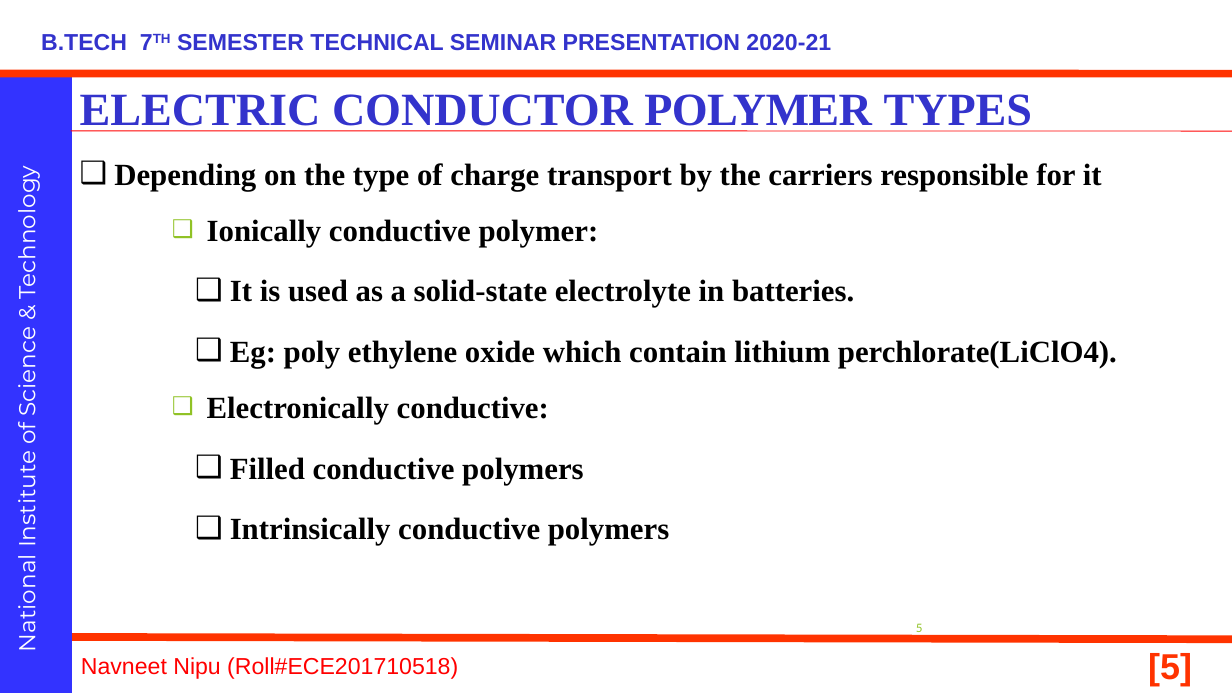
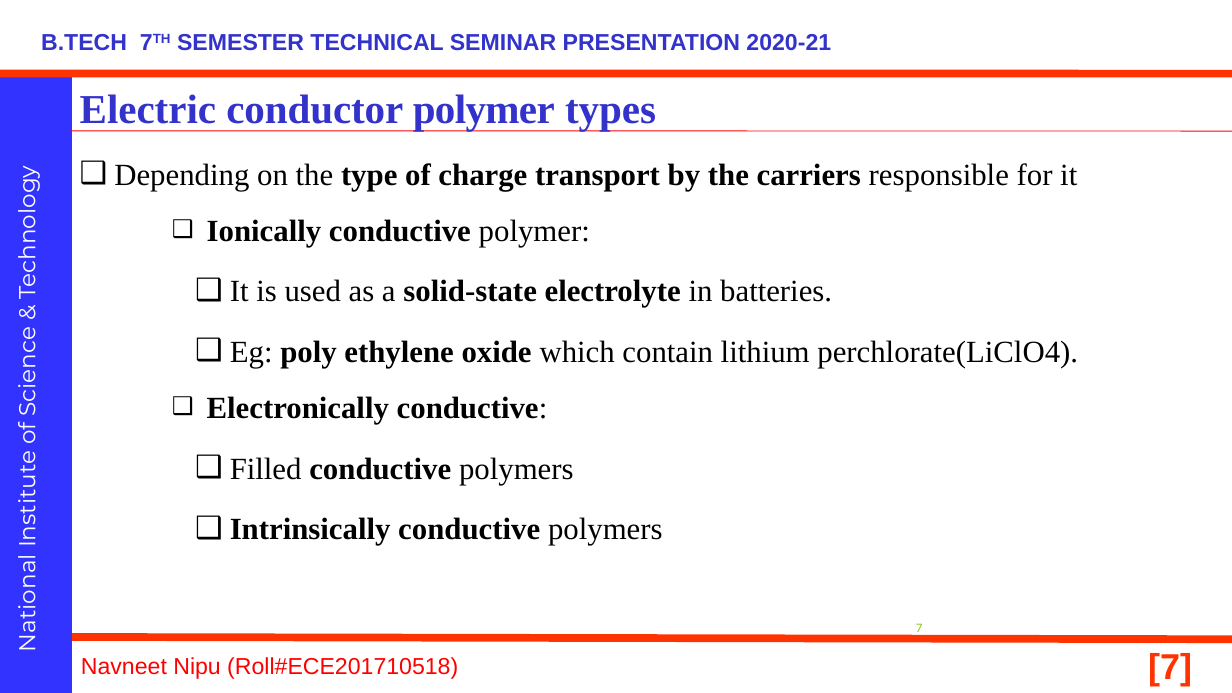
Before and after one commit to navneetnipu/BTECH_SEMINAR, a slide deck: slide 7 of seminar ppt.pptx (slide 5 before the commit). Drawn at 1232x693 pixels with LibreOffice and Linux fonts; fonts in the diff are those of the drawing; background and template pictures are left out. Boxes give left, top, right and bottom in pixels: in the first picture for what was removed or moved away, otherwise in the second. Text is boxed around its words. In the diff, an @@ line names an element or a change of style, - is before the commit and + after.

```diff
--- a/seminar ppt.pptx
+++ b/seminar ppt.pptx
@@ title at (80, 94, 656, 130): text changed; size 36 to 32 pt @@
-ELECTRIC CONDUCTOR POLYMER TYPES
+Electric conductor polymer types
@@ text "Depending on the type of ..." at (114, 163, 1078, 546): bold off in "Depending on the responsible for it", "polymer:", "It is used as a in batteries.", "Eg: which contain lithium perchlorate(LiClO4)." and 3 more places; alignment left to justified; bullet colour #90C225 to #000000 @@
@@ page number at (916, 623, 923, 632): text changed @@
-5
+7
@@ page number at (1148, 653, 1192, 686): text changed @@
-[5]
+[7]
```
Also in this commit, not shown: 19 other slides changed, 7 slides added, 1 slide removed, 1 other file.
